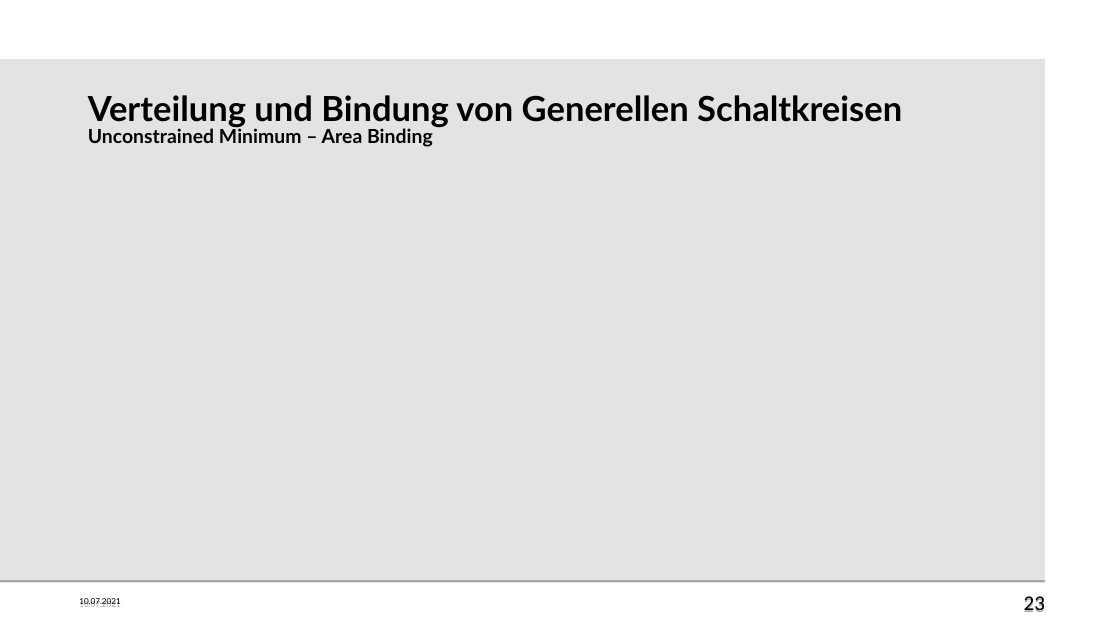
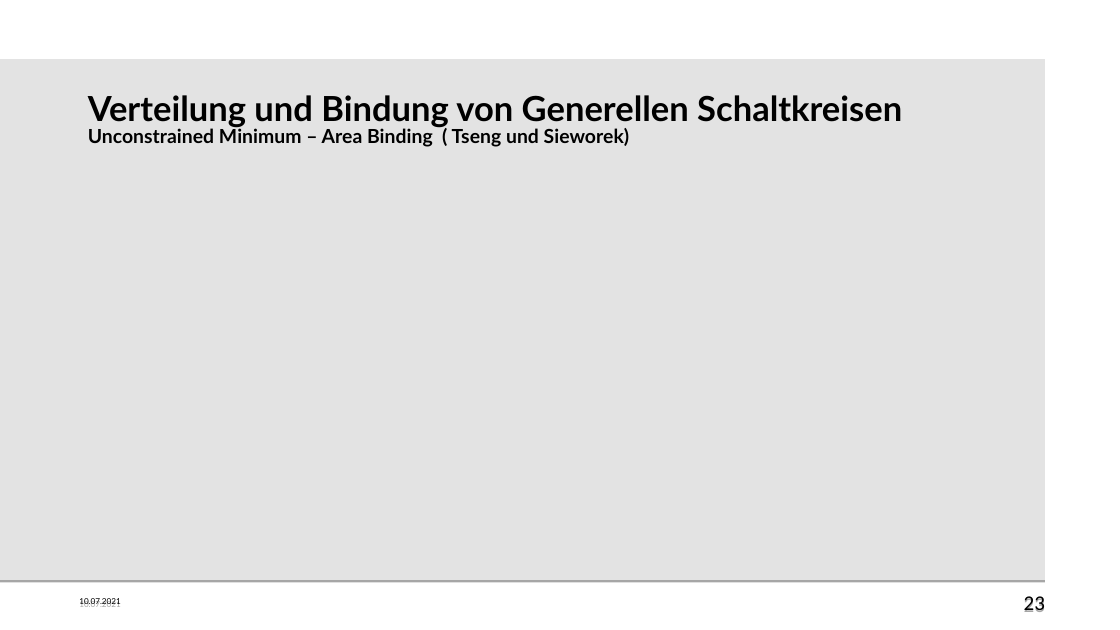
Before and after one commit to beLipinski/HW2, a slide deck: slide 23 of Presentation/Sharing and Binding for General Circuits.odp. Drawn at 1120x630 pixels with LibreOffice and Linux fonts; fonts in the diff are those of the drawing; background and template pictures are left out. Boxes give left, top, right and bottom in pixels: in the first picture for what was removed or moved away, otherwise in the second. Text is boxed around its words. In the diff, an @@ line names an element or a change of style, - is before the commit and + after.

```diff
--- a/Presentation/Sharing and Binding for General Circuits.odp
+++ b/Presentation/Sharing and Binding for General Circuits.odp
@@ title at box(88, 95, 902, 147): text changed; size 29.6 to 16.6 pt @@
-Verteilung und Bindung von Generellen Schaltkreisen
-Unconstrained Minimum – Area Binding
+Verteilung und Bindung von Generellen Schaltkreisen
+Unconstrained Minimum – Area Binding ( Tseng und Sieworek)
```
Also in this commit, not shown: 1 other slide changed, 2 slides added, 1 slide removed, 1 other file.
